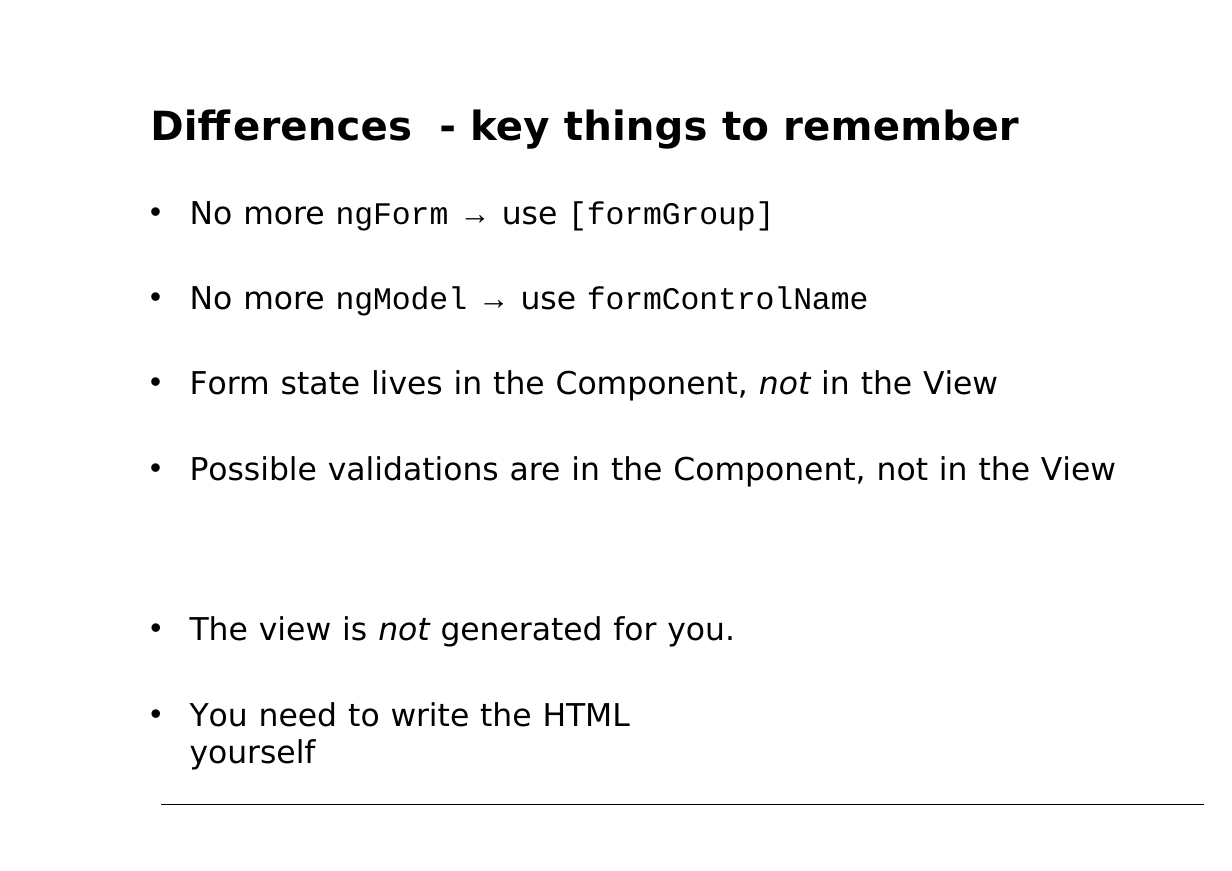
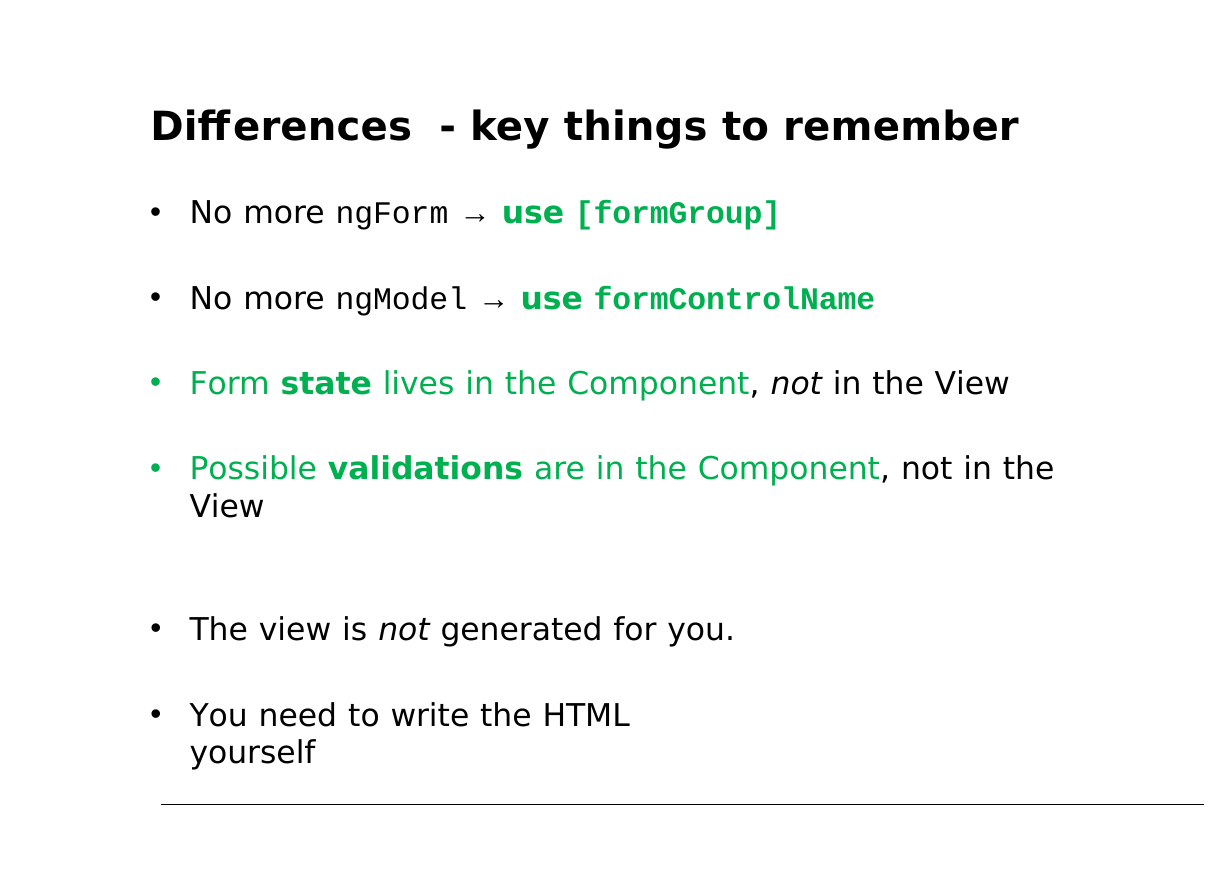
Before and after one commit to petereijgermans11/accelerator-programma, a slide deck: slide 41 of forms/Angular Forms.pptx. Drawn at 1232x871 pixels with LibreOffice and Linux fonts; fonts in the diff are those of the drawing. Boxes give left, top, right and bottom in pixels: in the first picture for what was removed or moved away, otherwise in the second. Text is boxed around its words. In the diff, an @@ line names an element or a change of style, - is before the commit and + after.

```diff
--- a/forms/Angular Forms.pptx
+++ b/forms/Angular Forms.pptx
@@ text "No more ngForm → use ..." at bbox=[190, 200, 1055, 518]: text colour #000000 to #00B050 in "use [formGroup]", "use formControlName", "Form state lives in the Component,", "Possible validations are in the Component,"; bold on in "use [formGroup]", "use formControlName", "state", "validations" @@
```
Also in this commit, not shown: 7 other slides changed, 4 slides added, 5 other files.
